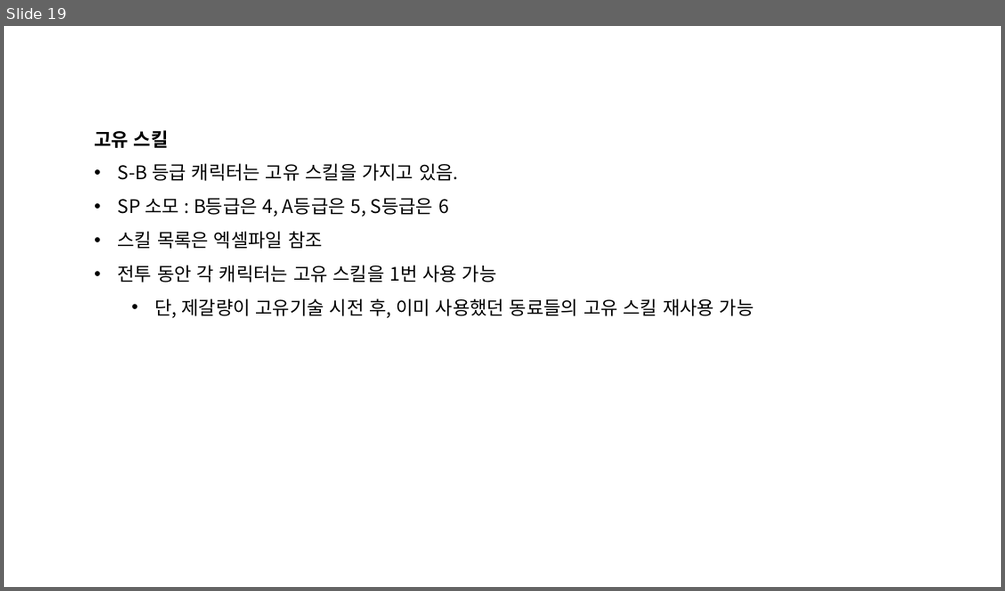
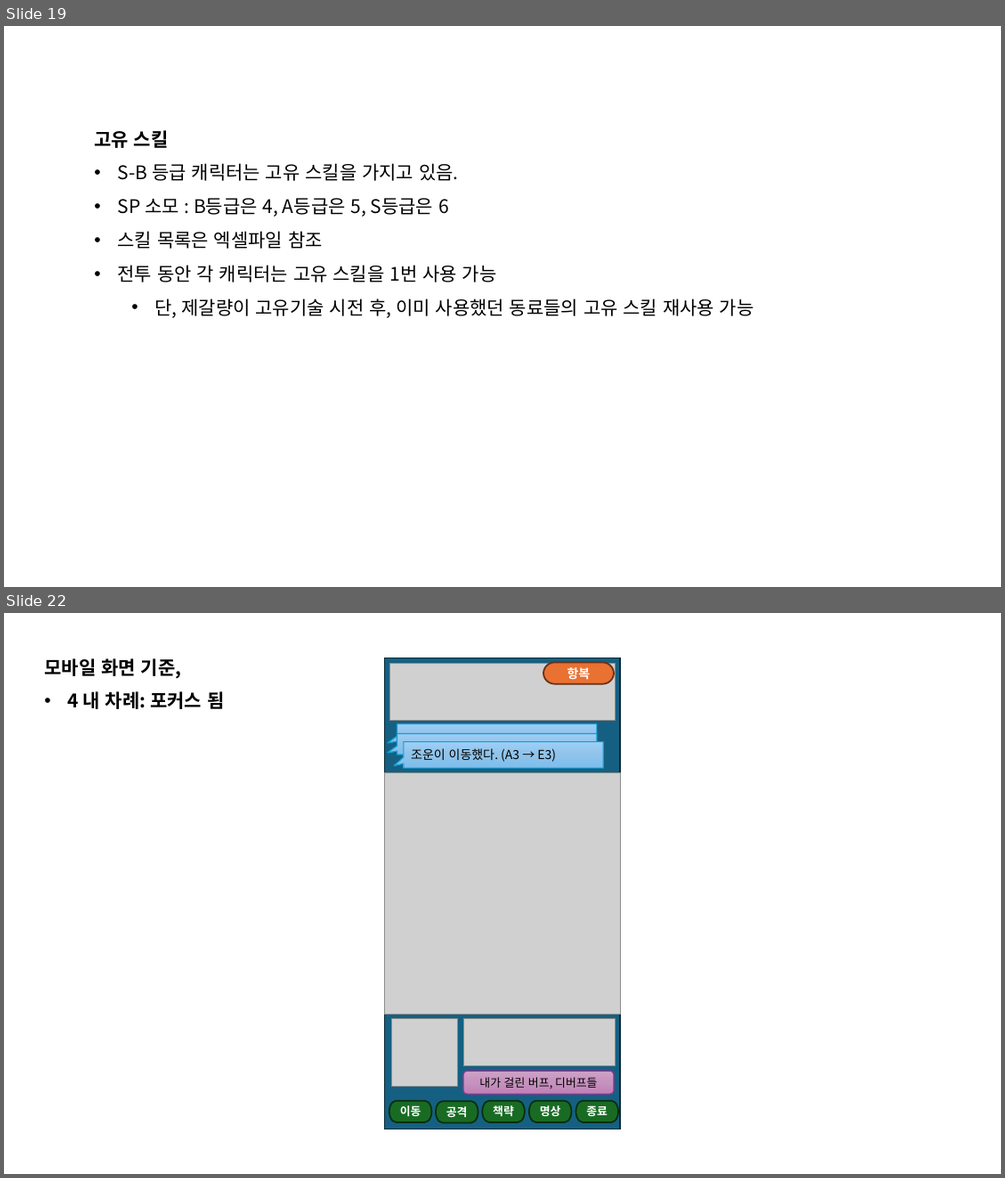
Before and after one commit to sanolamian12/SamChess, a slide deck: docs/삼국 약식 체스.pptx. Shown one above the other, each under a label of ours: slide 19 before the commit, slides 19 and 22 after it; the slides between them are not shown. The pictures are 1005x591 and 1005x1178 pixels, drawn with LibreOffice and Linux fonts; fonts in the diff are those of the drawing; grey boxes stand for pictures. Boxes give left, top, right and bottom in pixels: in the first picture for what was removed or moved away, otherwise in the second. Text is boxed around its words. In the diff, an @@ line names an element or a change of style, - is before the commit and + after.

```diff
--- a/docs/삼국 약식 체스.pptx
+++ b/docs/삼국 약식 체스.pptx
@@ slide 22 added at [4, 613, 1001, 1174], background #FFFFFF @@
@@ text added at [44, 658, 224, 709], 18 pt, text #000000, bold @@
+모바일 화면 기준,
+• 4 내 차례: 포커스 됨
@@ rectangle added at [385, 657, 620, 1129], fill #156082, outline #092A39 1.5 pt @@
@@ picture added at [390, 663, 615, 720] @@
@@ pill shape added at [543, 662, 614, 684], fill #E97132, outline #663216 1.5 pt, 12 pt, text #FFFFFF, bold @@
+항복
@@ speech box added at [397, 723, 597, 745], fill gradient #9ECFF5 to #90C4EB to #7CBEED, outline #0F9ED5 1 pt @@
@@ speech box added at [397, 733, 597, 755], fill gradient #9ECFF5 to #90C4EB to #7CBEED, outline #0F9ED5 1 pt @@
@@ speech box added at [404, 742, 603, 768], fill gradient #9ECFF5 to #90C4EB to #7CBEED, outline #0F9ED5 1 pt, 12 pt, text #000000 @@
+조운이 이동했다. (A3 → E3)
@@ picture added at [385, 773, 621, 1014] @@
@@ picture added at [391, 1019, 457, 1086] @@
@@ picture added at [463, 1019, 615, 1066] @@
@@ rounded rectangle added at [463, 1070, 614, 1094], fill gradient #D0A0C8 to #C693BD to #C17FB6, outline #A02B93 1 pt, 11 pt, text #000000 @@
+내가 걸린 버프, 디버프들
@@ group added at [389, 1101, 619, 1123]: 5 pill shapes @@
+이동
+공격
+책략
+명상
+종료
```
Also in this commit, not shown: 5 other slides added, 22 other files.
